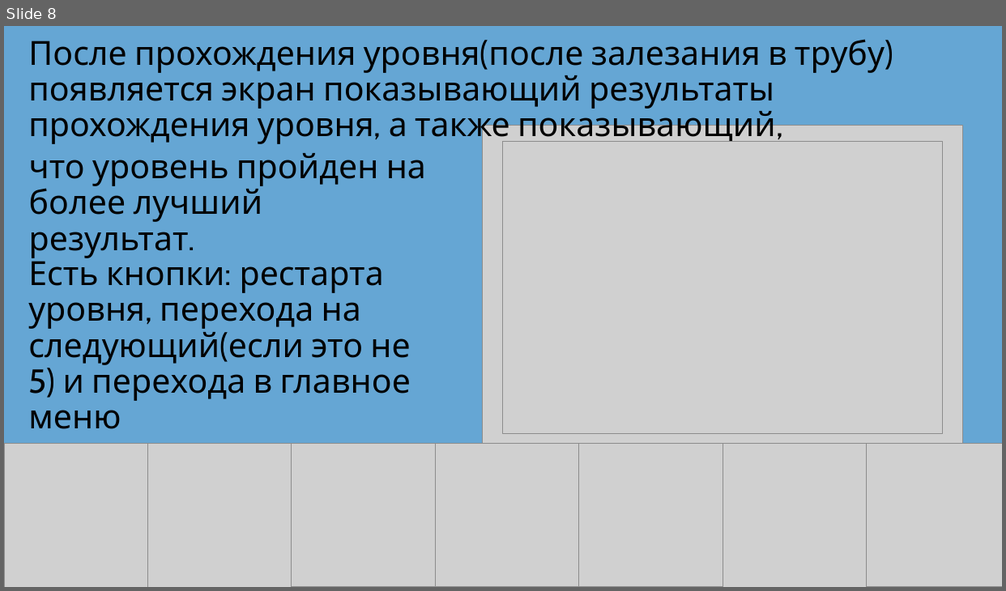
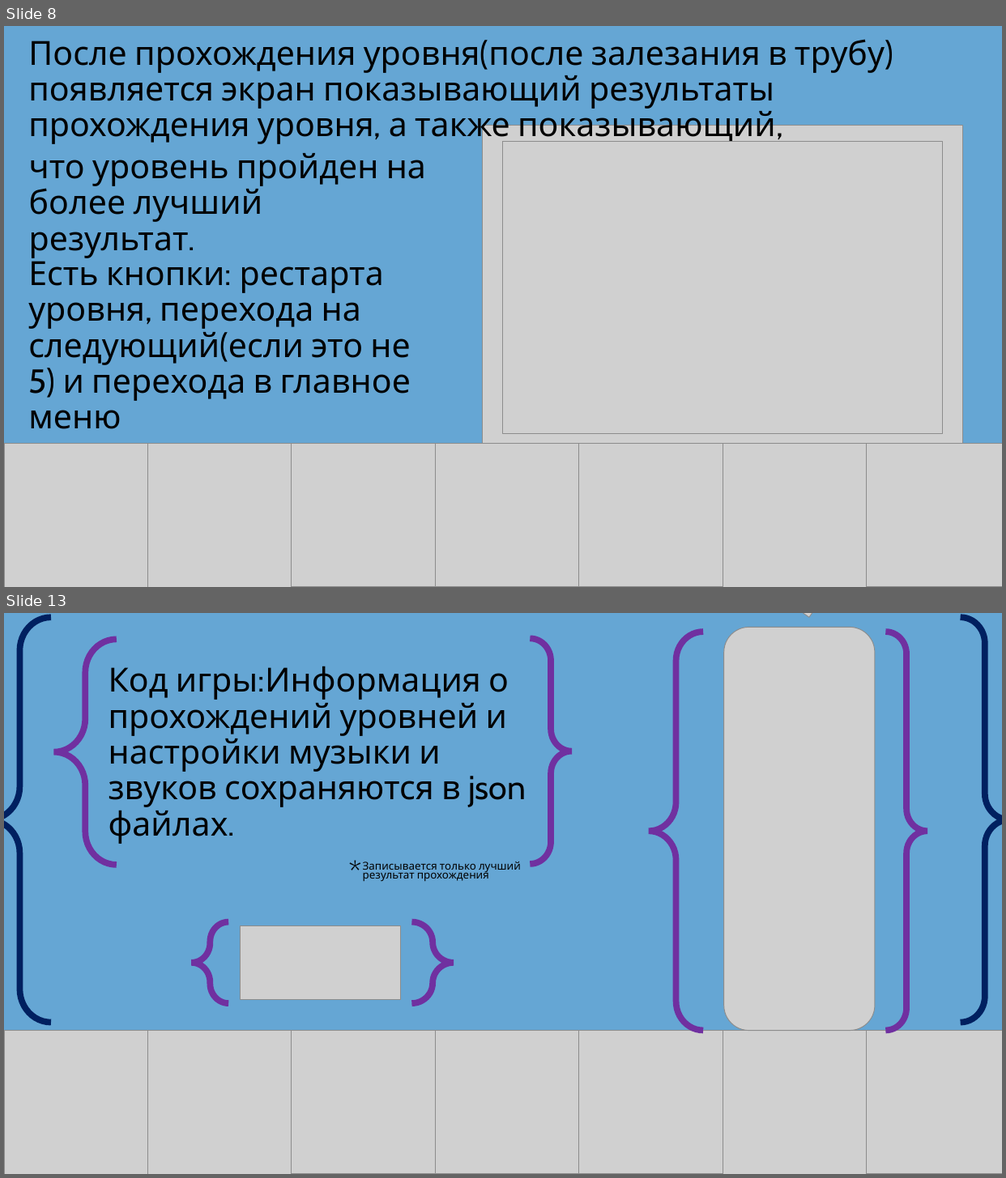
Before and after one commit to Soloveif3/Pygame_project, a slide deck: Проект Pygame.pptx. Shown one above the other, each under a label of ours: slide 8 before the commit, slides 8 and 13 after it; the slides between them are not shown. The pictures are 1006x591 and 1006x1178 pixels, drawn with LibreOffice and Linux fonts; fonts in the diff are those of the drawing; grey boxes stand for pictures; background and template pictures are left out. Boxes give left, top, right and bottom in pixels: in the first picture for what was removed or moved away, otherwise in the second. Text is boxed around its words. In the diff, an @@ line names an element or a change of style, - is before the commit and + after.

```diff
--- a/Проект Pygame.pptx
+++ b/Проект Pygame.pptx
@@ slide 13 added at (4,613,1002,1174), background #65A6D4 @@
@@ left brace added at (4,618,50,1023), outline #002060 6 pt @@
@@ left brace added at (650,632,704,1031), outline #7030A0 6 pt @@
@@ picture added at (724,628,876,1031) @@
@@ picture added at (733,613,863,617) @@
@@ left brace added at (886,632,928,1031), outline #7030A0 6 pt @@
@@ left brace added at (961,618,1002,1023), outline #002060 6 pt @@
@@ left brace added at (54,639,117,865), outline #7030A0 6 pt @@
@@ left brace added at (530,638,572,864), outline #7030A0 6 pt @@
@@ title added at (108,666,526,844), 32 pt, text #000000 @@
+Код игры:Информация о прохождений уровней и настройки музыки и звуков сохраняются в json файлах.
@@ text added at (341,858,526,894), 29.6 pt, text #000000 @@
+*
@@ text added at (363,862,521,881), 10.4 pt, text #000000 @@
+Записывается только лучший результат прохождения
@@ left brace added at (192,922,228,1003), outline #7030A0 6 pt @@
@@ picture added at (241,926,401,1000) @@
@@ left brace added at (412,922,454,1003), outline #7030A0 6 pt @@
@@ picture added at (4,1031,147,1174) @@
@@ picture added at (147,1031,292,1174) @@
@@ picture added at (292,1031,435,1174) @@
@@ picture added at (435,1031,579,1174) @@
@@ picture added at (579,1031,722,1174) @@
@@ picture added at (722,1031,867,1174) @@
@@ picture added at (867,1031,1002,1174) @@
```
Also in this commit, not shown: 1 slide changed, 5 other slides added, 1 slide removed, 1 other file.
